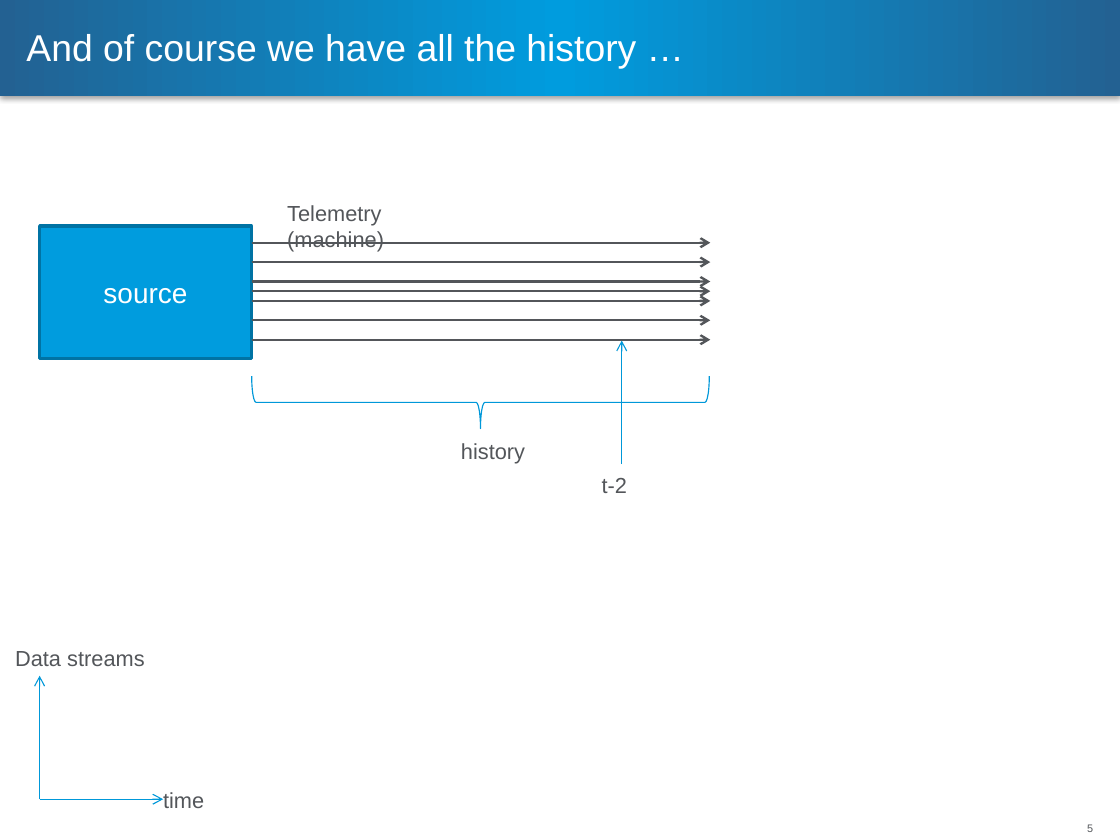
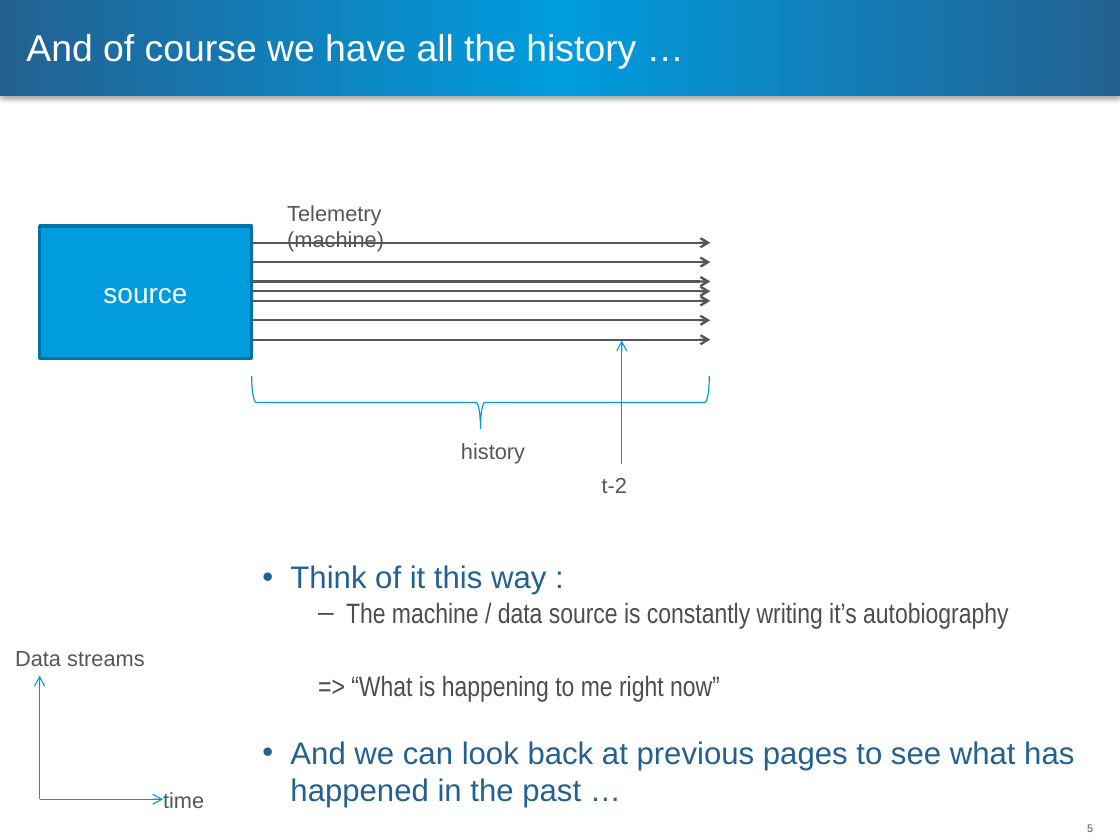
Before and after one commit to steveghee/hippy, a slide deck: slide 5 of journal.pptx. Drawn at 1120x840 pixels with LibreOffice and Linux fonts; fonts in the diff are those of the drawing; background and template pictures are left out. Boxes give left, top, right and bottom in pixels: in the first picture for what was removed or moved away, otherwise in the second. Text is boxed around its words. In the diff, an @@ line names an element or a change of style, - is before the commit and + after.

```diff
--- a/journal.pptx
+++ b/journal.pptx
@@ text added at box(290, 565, 1074, 802), 18 pt, text #4C4D4F @@
+• Think of it this way :
+  – The machine / data source is constantly writing it’s autobiography
+  => “What is happening to me right now”
+• And we can look back at previous pages to see what has happened in the past …
```
Also in this commit, not shown: 2 other slides changed, 1 slide added, 2 slides removed.
